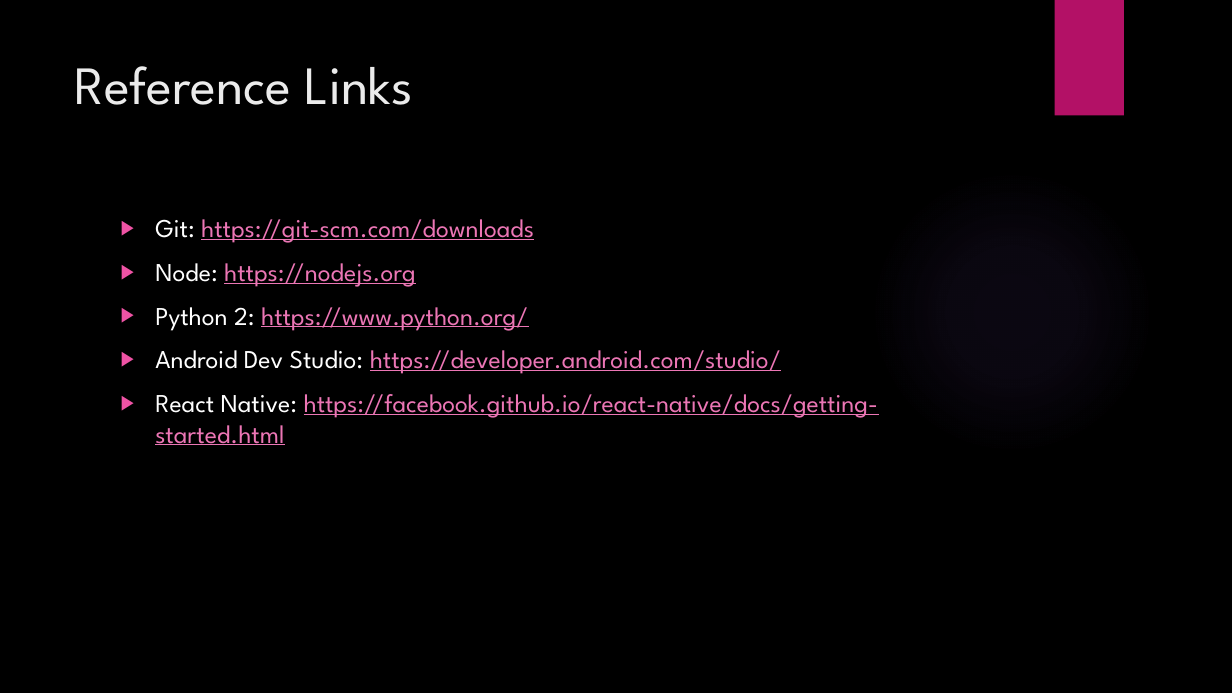
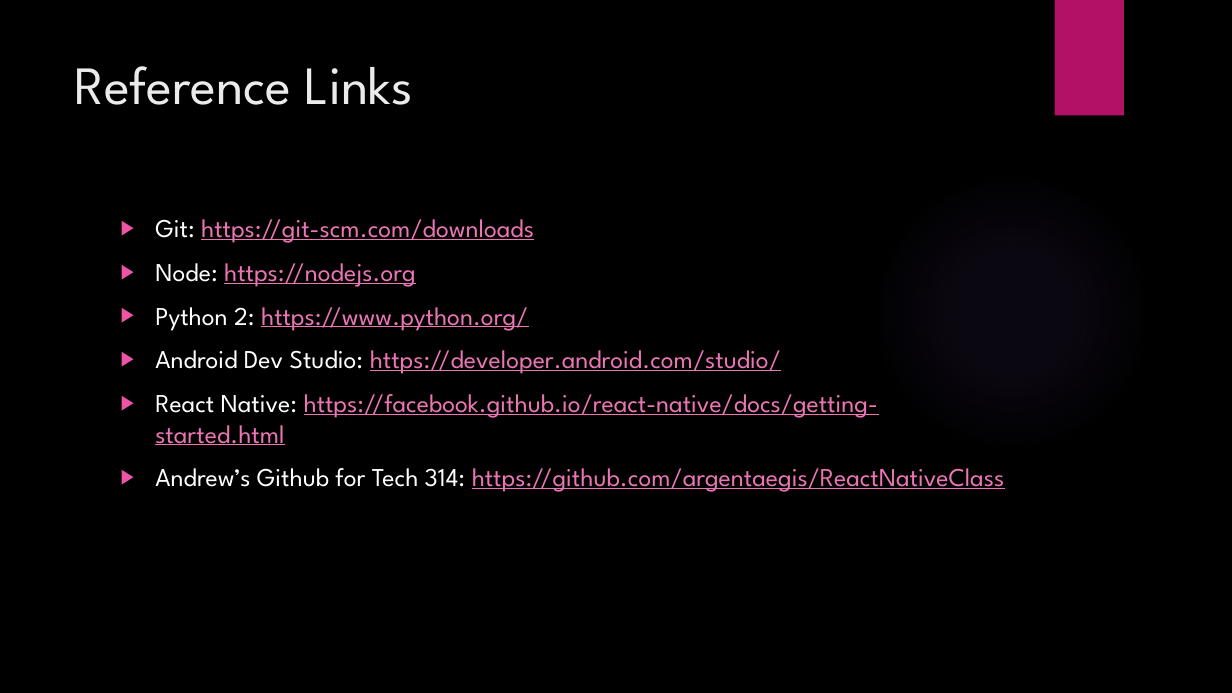
Before and after one commit to argentaegis/ReactNativeClass, a slide deck: slide 10 of Class1/Tech314_1.pptx. Drawn at 1232x693 pixels with LibreOffice and Linux fonts; fonts in the diff are those of the drawing; background and template pictures are left out. Boxes give left, top, right and bottom in pixels: in the first picture for what was removed or moved away, otherwise in the second. Text is boxed around its words. In the diff, an @@ line names an element or a change of style, - is before the commit and + after.

Commit message:
added links and tips at end of class 1 ppt

```diff
--- a/Class1/Tech314_1.pptx
+++ b/Class1/Tech314_1.pptx
@@ text at (x1=155, y1=468, x2=1005, y2=492): paragraph added @@
+▶ Andrew’s Github for Tech 314: https://github.com/argentaegis/ReactNativeClass
```
Also in this commit, not shown: 1 slide added.
